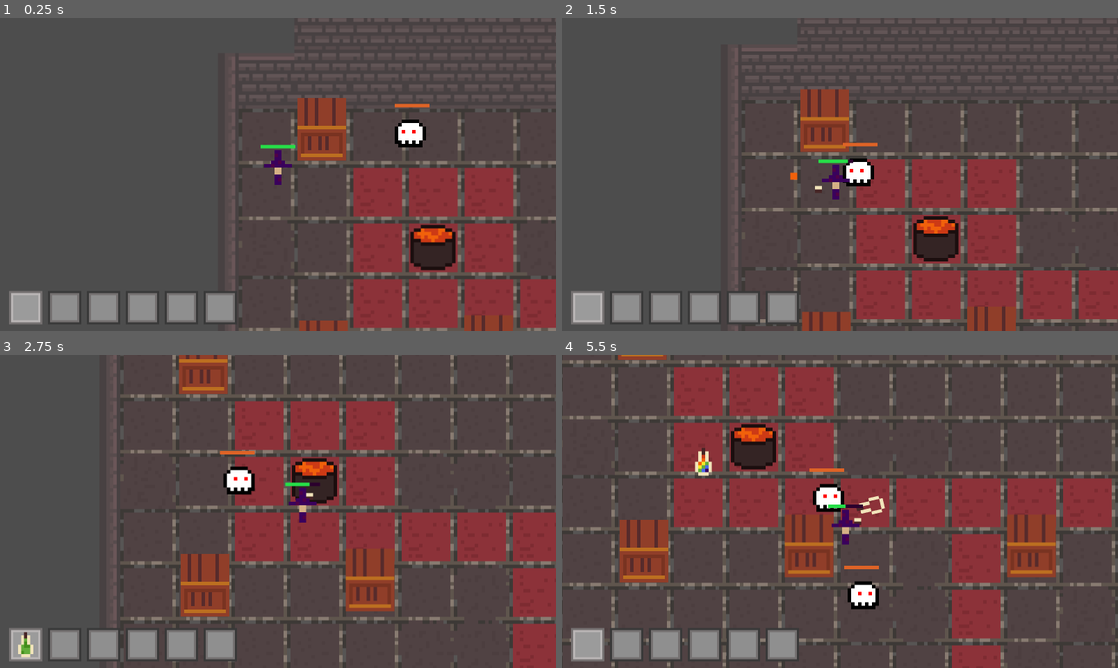
Above: before the commit, frames 1-4 (two rows, left to right).
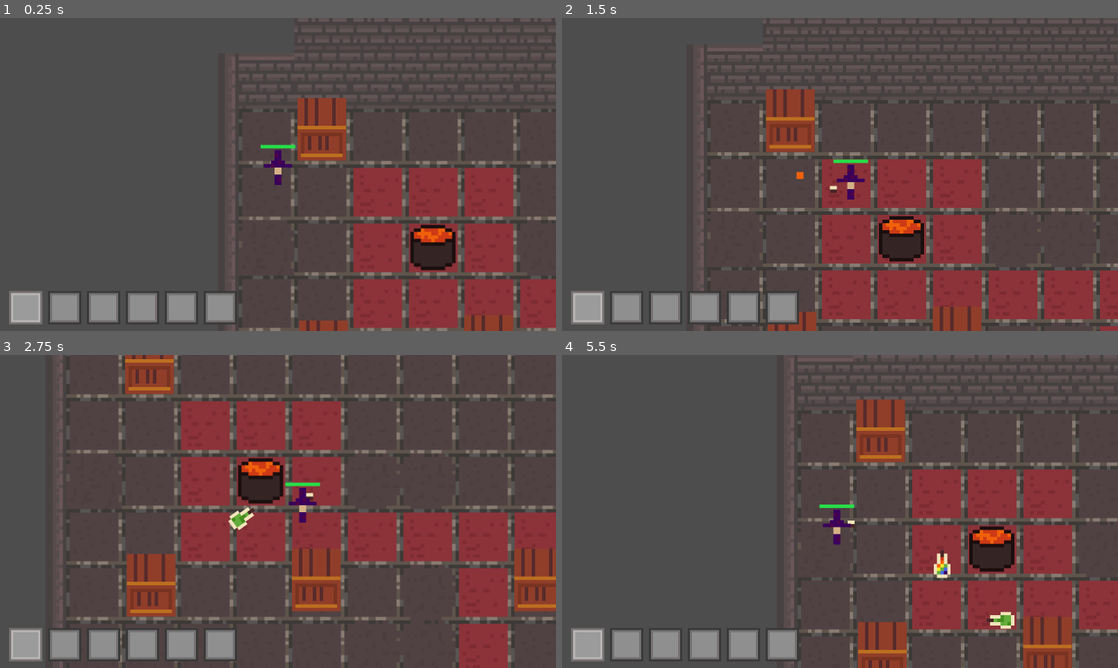
Above: after the commit, the same moments.

Repository: chluebi/ludum-dare-58
Game: Godot game, scene res://main.tscn
Two runs of this game, one before a commit and one after it. Both use one fixed random seed, a clock stepped at 60 frames per second and the inputs below.
Inputs (mouse positions are in pixels of both pictures, inside the frame that each line leads up to):
- Up to frame 1 (0.25 s): no input
- Up to frame 2 (1.5 s): move the mouse to (962, 158) at 0.52 s; hold D (move_right) 0.53-1.28 s; hold F (drink) 0.53-1.28 s; move the mouse to (728, 190) at 1.27 s; hold S (move_down) from 1.28 s (still down); click (728, 190) at 1.35 s
- Up to frame 3 (2.75 s): move the mouse to (333, 442) at 2.02 s; release S (move_down) at 2.03 s; hold D (move_right) from 2.03 s (still down); tap Q (throw) at 2.1 s
- Up to frame 4 (5.5 s): move the mouse to (812, 574) at 2.77 s; release D (move_right) at 2.78 s; hold W (move_up) 2.78-3.53 s; tap F (drink) at 2.85 s; move the mouse to (1006, 558) at 3.52 s; press the mouse at (1006, 558) at 3.53 s; hold A (move_left) 3.53-5.03 s; move the mouse to (673, 464) at 4.27 s; release the mouse at (673, 464) at 4.28 s; tap Q (throw) at 4.35 s; move the mouse to (867, 511) at 5.02 s; hold S (move_down) from 5.03 s (still down); hold F (drink) from 5.03 s (still down)

The runs differ from the first frame. In frame 1, 0.5% of the frame differs, in the area x 71-78%, y 27-42%; in frame 2, 19%; in frame 3, 26%; in frame 4, 39%, in the area x 1-100%, y 0-100%.

Commit message:
removed unused files

Diff:
--- a/main.tscn
+++ b/main.tscn
@@ -1,18 +1,17 @@
-[gd_scene load_steps=16 format=4 uid="uid://bpype5vdrgnek"]
+[gd_scene load_steps=15 format=4 uid="uid://bpype5vdrgnek"]
 
 [ext_resource type="Texture2D" uid="uid://b75j101henfac" path="res://test_background.png" id="1_ig7tw"]
 [ext_resource type="PackedScene" uid="uid://c4vun81r65hwg" path="res://player.tscn" id="2_0xm2m"]
 [ext_resource type="Texture2D" uid="uid://bw4v2c3mih1f1" path="res://floor1(5).png" id="2_272bh"]
 [ext_resource type="Script" uid="uid://rnjhn3gu636t" path="res://tile_map_layer.gd" id="3_272bh"]
 [ext_resource type="PackedScene" uid="uid://nhwhlhpm51nv" path="res://crate.tscn" id="4_1bvp3"]
-[ext_resource type="PackedScene" uid="uid://dog1poe2ison0" path="res://skull.tscn" id="5_lquwl"]
 [ext_resource type="PackedScene" uid="uid://wmwgnv10gs56" path="res://cauldron.tscn" id="7_kek77"]
 [ext_resource type="PackedScene" uid="uid://b4s8ah7fjsuyp" path="res://hud.tscn" id="8_5vw27"]
 [ext_resource type="Script" uid="uid://cbnnke38dp7y2" path="res://enemy_spawner.gd" id="8_kek77"]
 [ext_resource type="PackedScene" uid="uid://coq16sep4c0sq" path="res://skullpile.tscn" id="8_ycdy4"]
 [ext_resource type="Script" uid="uid://b7tk7wyyonbao" path="res://effect_manager.gd" id="10_4c57u"]
 [ext_resource type="Script" uid="uid://tfuqtyafw6be" path="res://inventory_manager.gd" id="11_efxa6"]
-[ext_resource type="PackedScene" path="res://poison_trail.tscn" id="12_dg77c"]
+[ext_resource type="PackedScene" uid="uid://da6hjhpeubx5h" path="res://poison_trail.tscn" id="12_dg77c"]
 
 [sub_resource type="TileSetAtlasSource" id="TileSetAtlasSource_5vw27"]
 texture = ExtResource("2_272bh")
@@ -74,11 +73,6 @@
 [node name="Crate4" parent="Environment" instance=ExtResource("4_1bvp3")]
 position = Vector2(164.99998, 640)
 
-[node name="Enemy" parent="Environment" instance=ExtResource("5_lquwl")]
-position = Vector2(550, 68)
-collision_layer = 1
-collision_mask = 1
-
 [node name="player" parent="Environment" instance=ExtResource("2_0xm2m")]
 position = Vector2(114, 190)
 
--- a/potion.tscn
+++ /dev/null
@@ -1,19 +0,0 @@
-[gd_scene load_steps=4 format=3 uid="uid://c0f2pjqc3hhvo"]
-
-[ext_resource type="Script" uid="uid://c14k57glxcn2a" path="res://potion_pickup.gd" id="1_174ht"]
-[ext_resource type="PackedScene" uid="uid://byf16yhs85nnc" path="res://item_sprite.tscn" id="2_174ht"]
-
-[sub_resource type="CircleShape2D" id="CircleShape2D_174ht"]
-radius = 59.008472
-
-[node name="potion" type="RigidBody2D"]
-collision_layer = 0
-collision_mask = 2
-mass = 0.1
-gravity_scale = 0.0
-script = ExtResource("1_174ht")
-
-[node name="Pickup" type="CollisionShape2D" parent="."]
-shape = SubResource("CircleShape2D_174ht")
-
-[node name="potion" parent="." instance=ExtResource("2_174ht")]
